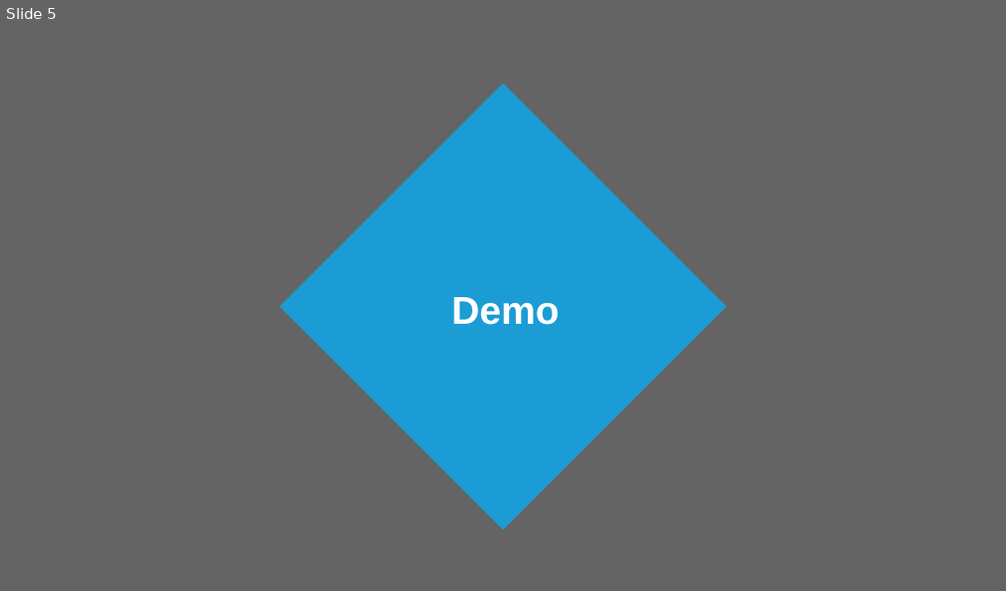
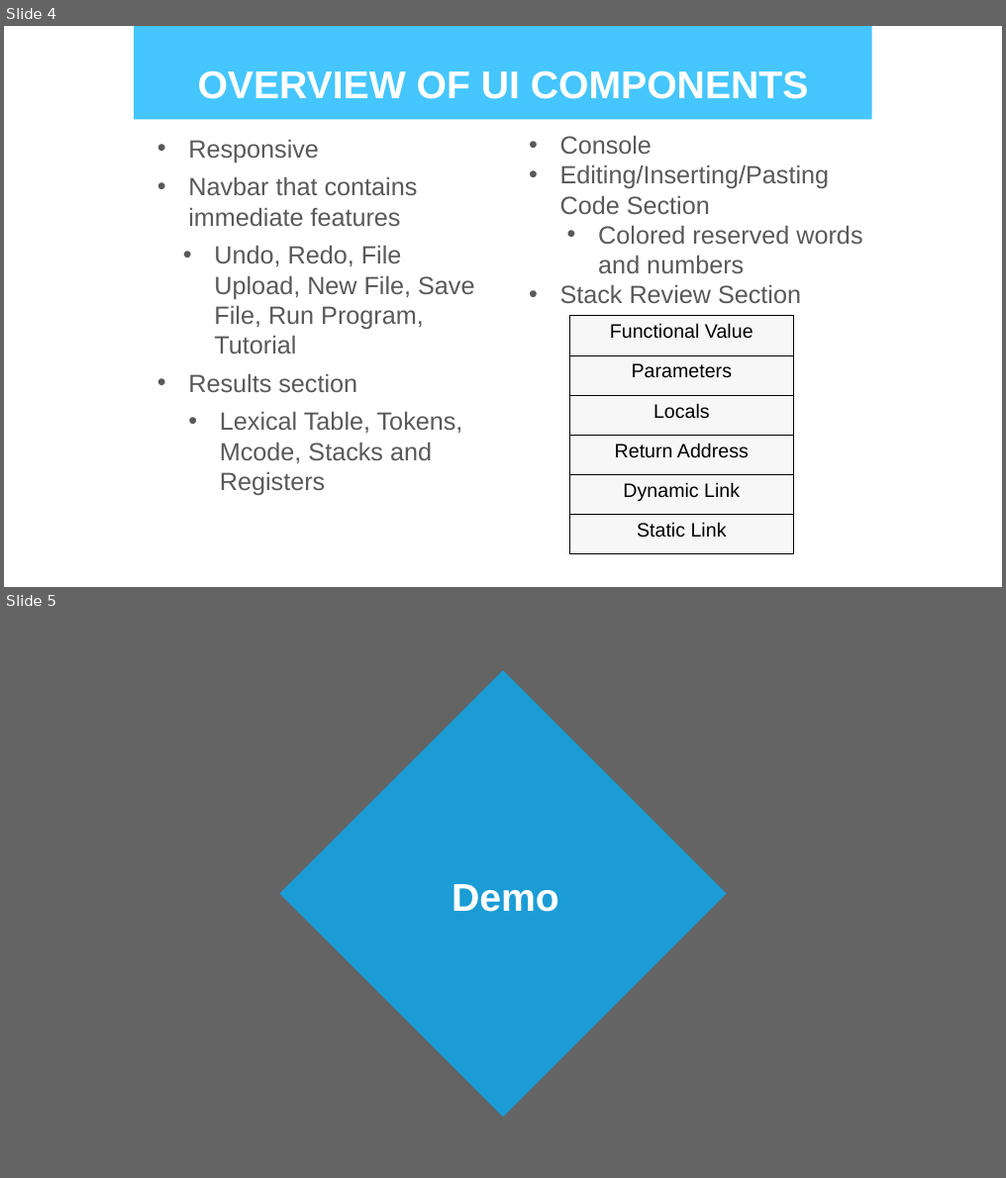
Before and after one commit to sgramajo/compilerProject, a slide deck: Final Project.pptx. Shown one above the other, each under a label of ours: slide 5 before the commit, slides 4 and 5 after it. The pictures are 1006x591 and 1006x1178 pixels, drawn with LibreOffice and Linux fonts; fonts in the diff are those of the drawing; background and template pictures are left out; a plain dark background stands for a picture behind light text. Boxes give left, top, right and bottom in pixels: in the first picture for what was removed or moved away, otherwise in the second. Text is boxed around its words. In the diff, an @@ line names an element or a change of style, - is before the commit and + after.

Commit message:
Finished Parser/Vitual Machine and Tutorial Section

```diff
--- a/Final Project.pptx
+++ b/Final Project.pptx
@@ slide 4 added at (4, 26, 1002, 587), background picture (left out); not listed: 1 template element that a slide beside it also shows @@
@@ rectangle added at (134, 26, 872, 120), fill #00B2FF at 73% opacity @@
@@ title added at (198, 71, 809, 99), 28 pt, text #FFFFFF, bold @@
+OVERVIEW OF UI COMPONENTS
@@ text added at (188, 139, 474, 495), 18 pt, text #595959 @@
+• Responsive
+• Navbar that contains immediate features
+  • Undo, Redo, File Upload, New File, Save File, Run Program, Tutorial
+  • Results section
+    • Lexical Table, Tokens, Mcode, Stacks and Registers
@@ text added at (560, 135, 862, 303), 18 pt, text #595959 @@
+  • Console
+  • Editing/Inserting/Pasting Code Section
+  • Colored reserved words and numbers
+  • Stack Review Section
@@ table added at (570, 316, 793, 555), 6 rows, 1 columns @@
+Functional Value
+Parameters
+Locals
+Return Address
+Dynamic Link
+Static Link
```
Also in this commit, not shown: 6 slides changed, 1 slide removed, 13 other files.
